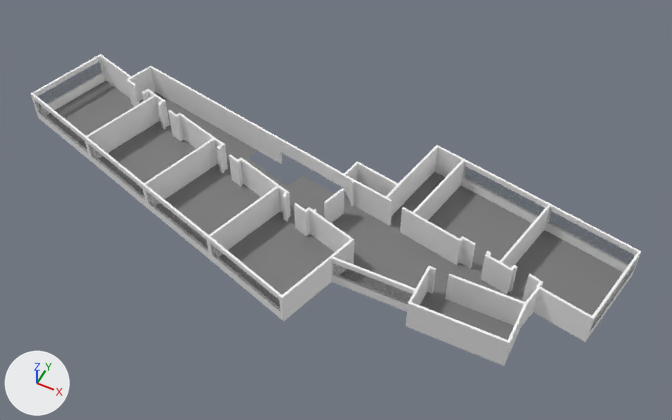
Two versions of the glTF model models/all/C/Erster Stock/model.glb, one commit apart.
Camera for both pictures: a 50 mm camera at (45.9, 59.6, 62.1) aimed at (22.7, 106.1, 4.1). The axes (+X, +Y, +Z) are drawn at lower left. The lights are the same throughout. The older version comes first.
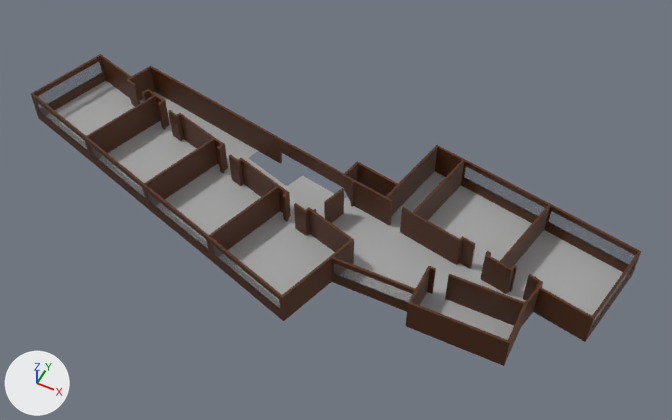
The newer file is also turned or shifted as a whole; pictures and numbers use the older file's frame.

Location of each change, (x1, y1, x2, y2) in pixels of the pictures (672 x 420 px):
'Plane.032', recoloured
    both: (31, 54, 641, 366)
'Plane.020', recoloured
    both: (55, 81, 623, 340)

What changed in the scene script:
```text
Change mat_floor:
    mat_floor.base_color: (0.197, 0.197, 0.197) -> (0.396, 0.396, 0.396)  # grey #7b7b7b -> grey #a9a9a9
Change mat_material_001:
    mat_material_001.base_color: (0.943, 0.943, 0.943) -> (0.0807, 0.0208, 0.00114)  # white #f9f9f9 -> brown #502804
```
